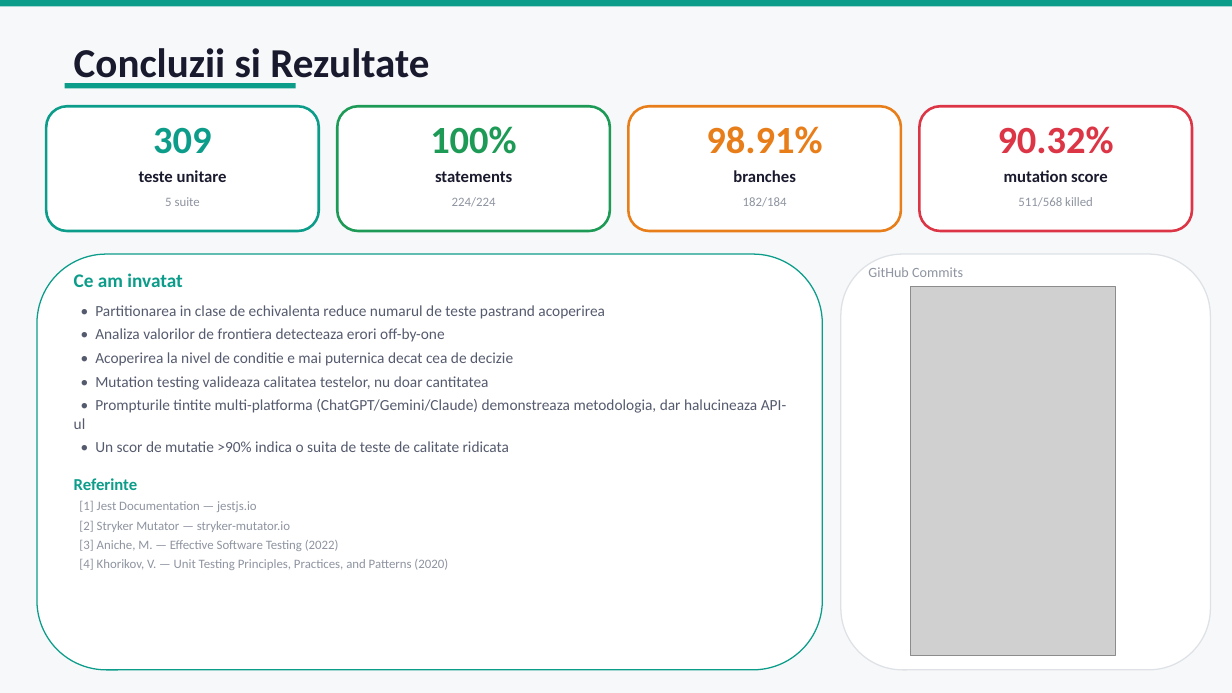
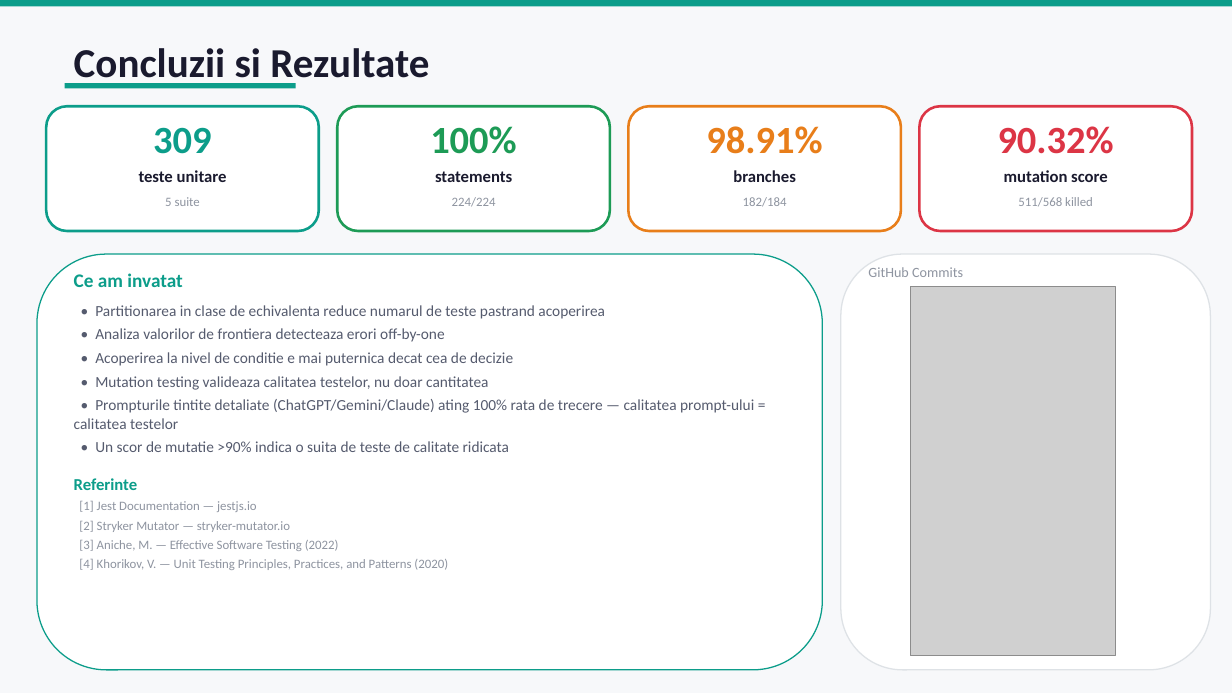
Before and after one commit to bogdan-velicu/tss-proiect-javascript, a slide deck: slide 10 of TSS_Prezentare_T4.pptx. Drawn at 1232x693 pixels with LibreOffice and Linux fonts; fonts in the diff are those of the drawing; grey boxes stand for pictures. Boxes give left, top, right and bottom in pixels: in the first picture for what was removed or moved away, otherwise in the second. Text is boxed around its words. In the diff, an @@ line names an element or a change of style, - is before the commit and + after.

Commit message:
iteratie 2 la prompturi: mai detaliate, totul trece

```diff
--- a/TSS_Prezentare_T4.pptx
+++ b/TSS_Prezentare_T4.pptx
@@ text at <box>74,399,754,429</box>: text changed @@
-• Prompturile tintite multi-platforma (ChatGPT/Gemini/Claude) demonstreaza metodologia, dar halucineaza API-ul
+• Prompturile tintite detaliate (ChatGPT/Gemini/Claude) ating 100% rata de trecere — calitatea prompt-ului = calitatea testelor
```
Also in this commit, not shown: 1 other slide changed, 13 other files.
